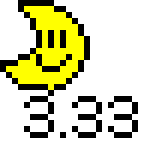
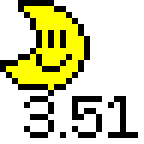
Layered file, before and after one edit (144x144). Changes by layer:
hid "3.33" over [72, 96, 138, 138]
added layer "3.51" in group "3.XX" over [72, 96, 138, 138]
